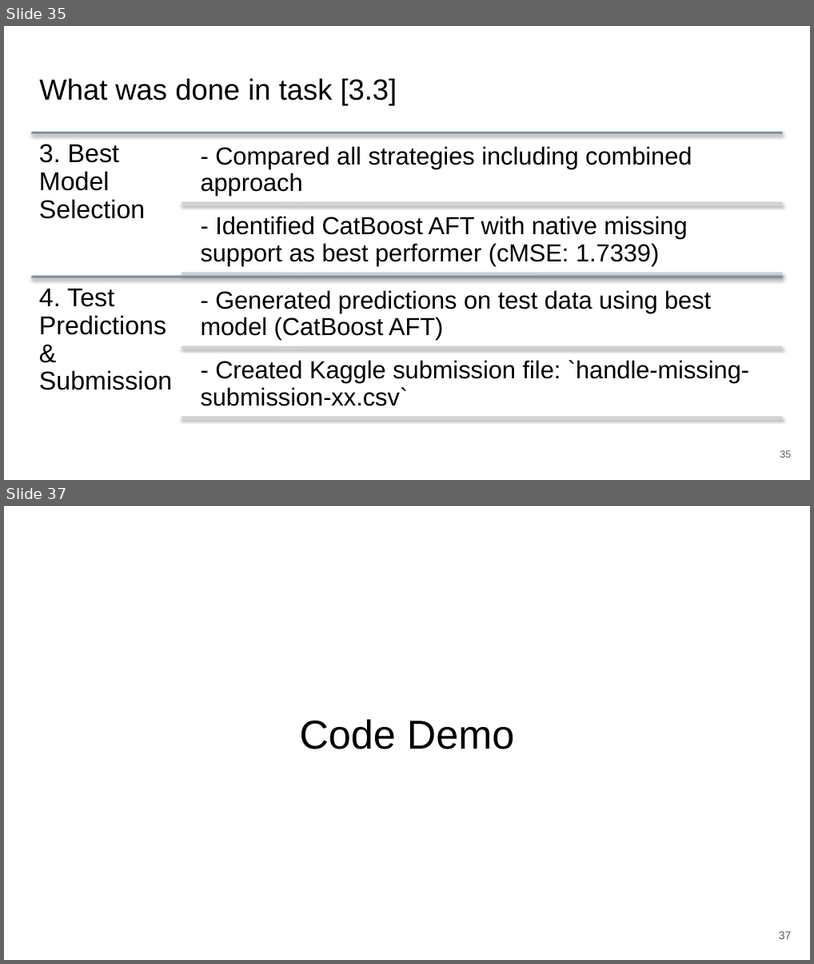
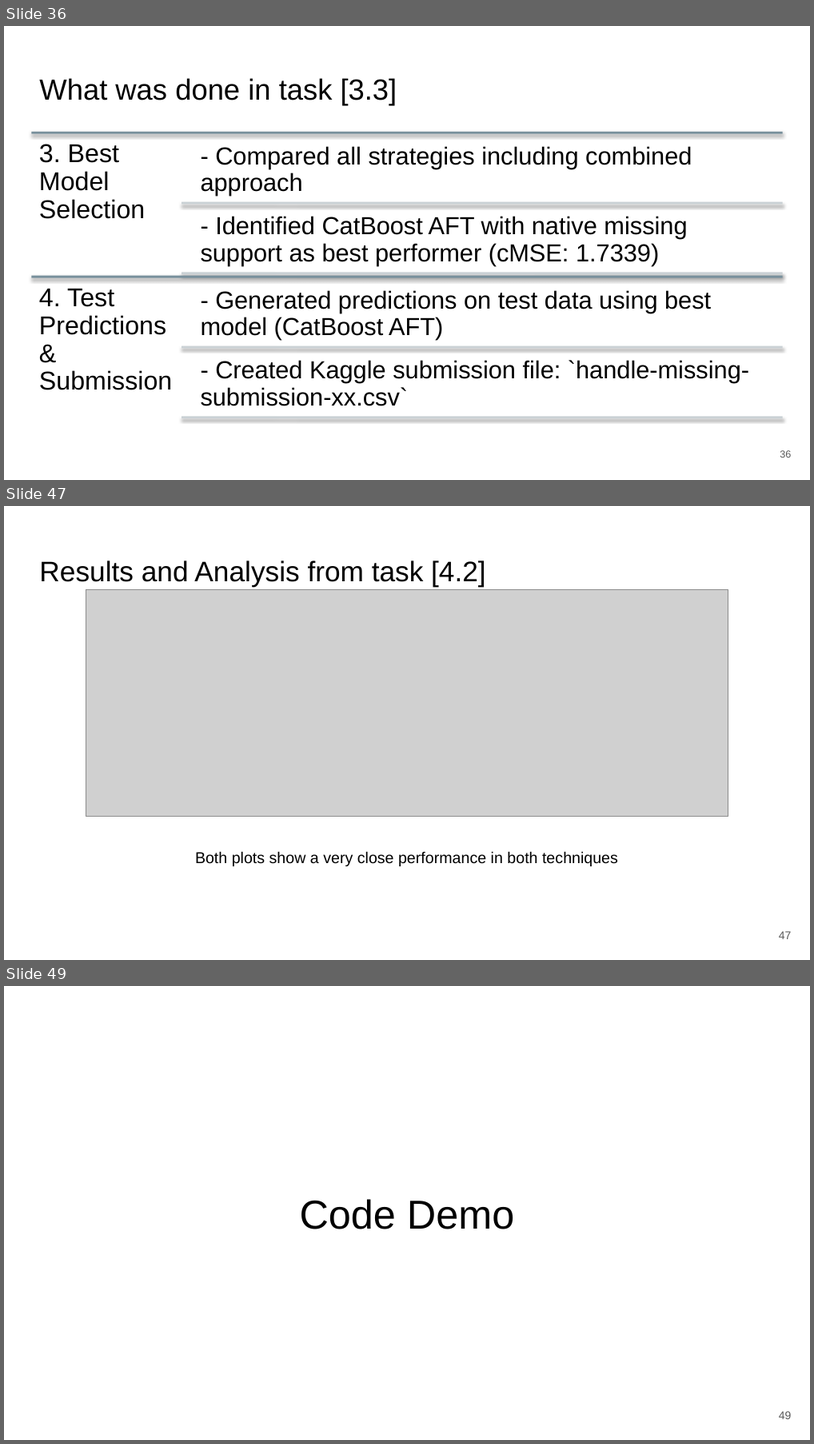
Before and after one commit to zepedrocosta/AA-Projeto2, a slide deck: Slides.pptx. Shown one above the other, each under a label of ours: slides 35 and 37 before the commit, slides 36, 47 and 49 after it; the slides between them are not shown. The pictures are 814x964 and 814x1444 pixels, drawn with LibreOffice and Linux fonts; fonts in the diff are those of the drawing; grey boxes stand for pictures. Boxes give left, top, right and bottom in pixels: in the first picture for what was removed or moved away, otherwise in the second. Text is boxed around its words. In the diff, an @@ line names an element or a change of style, - is before the commit and + after.

```diff
--- a/Slides.pptx
+++ b/Slides.pptx
@@ slide 47 added at box(4, 506, 810, 960), background #FFFFFF @@
@@ title added at box(39, 560, 486, 586), 25.2 pt, text #000000 @@
+Results and Analysis from task [4.2]
@@ picture added at box(86, 590, 728, 816) @@
@@ text added at box(195, 851, 618, 866), 14 pt, text #000000 @@
+Both plots show a very close performance in both techniques
@@ page number added at box(779, 931, 792, 939), 10 pt, text #595959 @@
+47
@@ what was slide 35 is now slide 36 @@
@@ what was slide 37 is now slide 49 @@
@@ page number at box(779, 1411, 792, 1419): text changed @@
-37
+49
```
Also in this commit, not shown: 6 slides changed, 11 other slides added, 3 other files.
